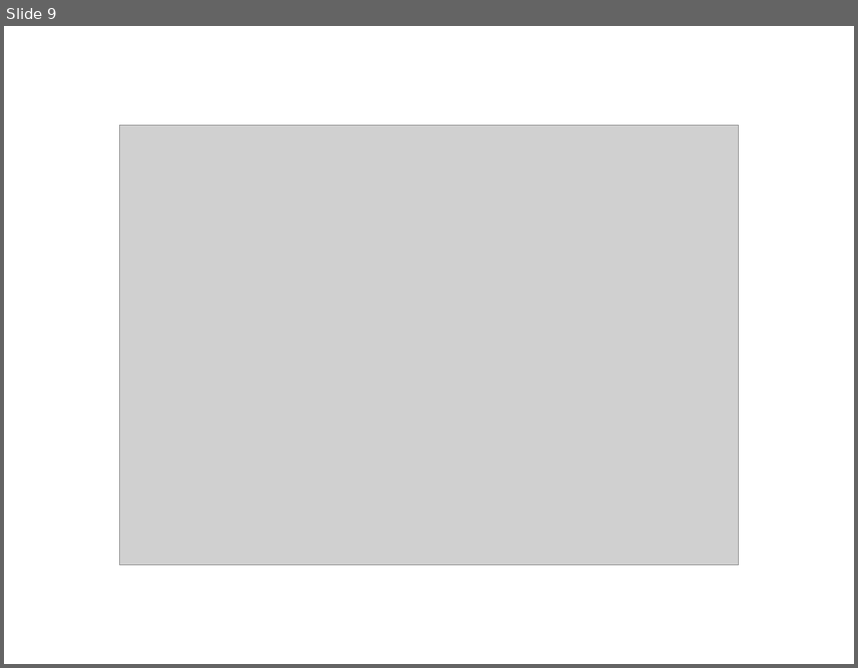
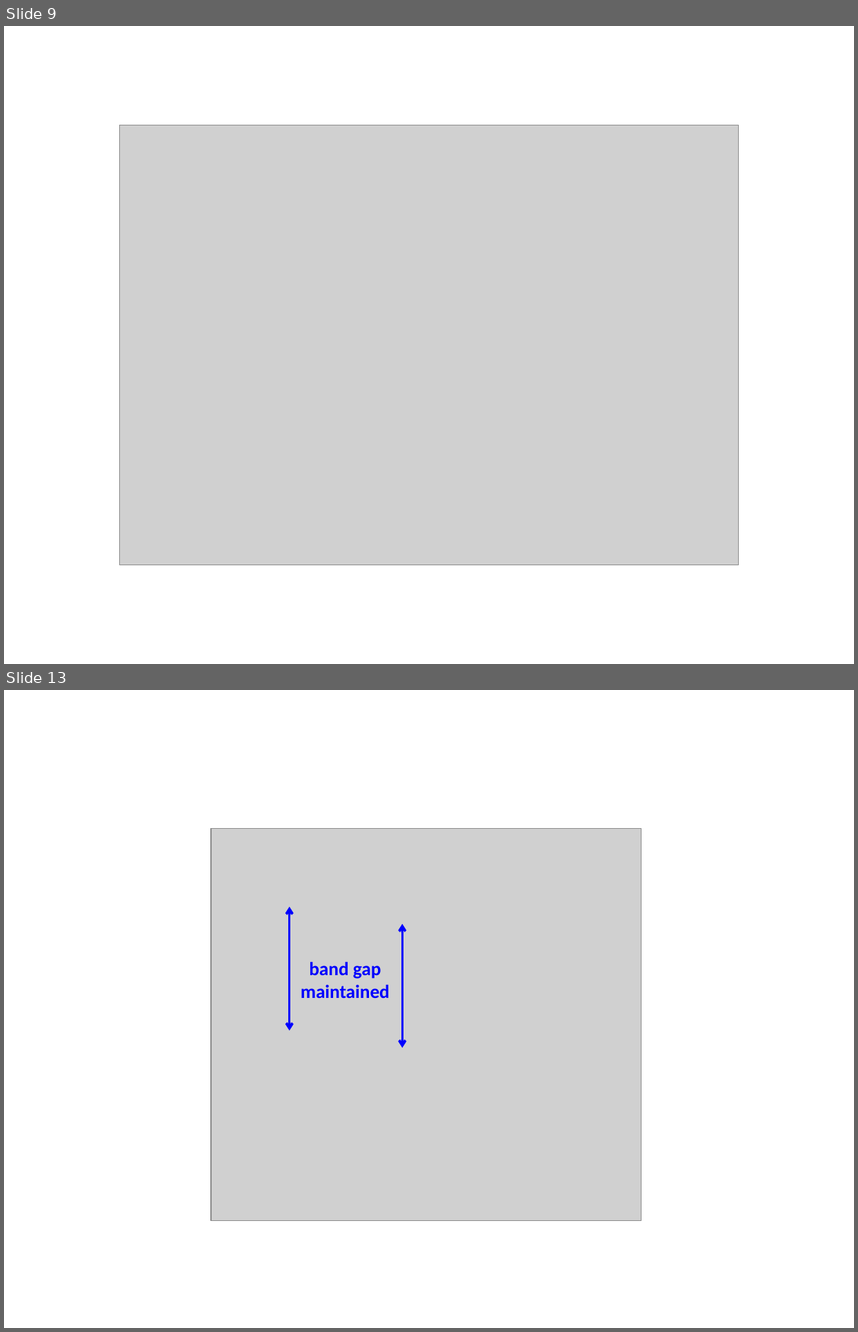
Before and after one commit to skw32/transfer_report, a slide deck: figures.pptx. Shown one above the other, each under a label of ours: slide 9 before the commit, slides 9 and 13 after it; the slides between them are not shown. The pictures are 858x668 and 858x1332 pixels, drawn with LibreOffice and Linux fonts; fonts in the diff are those of the drawing; grey boxes stand for pictures. Boxes give left, top, right and bottom in pixels: in the first picture for what was removed or moved away, otherwise in the second. Text is boxed around its words. In the diff, an @@ line names an element or a change of style, - is before the commit and + after.

```diff
--- a/figures.pptx
+++ b/figures.pptx
@@ slide 13 added at [4, 690, 854, 1328], background #FFFFFF @@
@@ picture added at [210, 829, 641, 1221] @@
@@ double arrow added from (290, 907) to (290, 1030), #0000FF 2 pt @@
@@ double arrow added from (403, 924) to (403, 1048), #0000FF 2 pt @@
@@ text added at [301, 962, 390, 998], 16 pt, text #0000FF, bold @@
+band gap maintained
```
Also in this commit, not shown: 1 slide changed, 2 other slides added, 16 other files.
